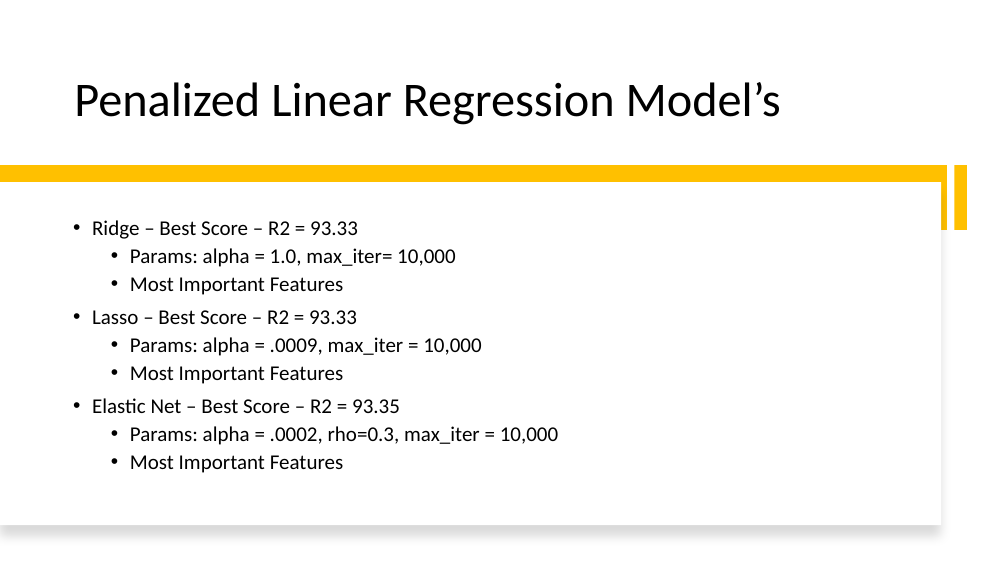
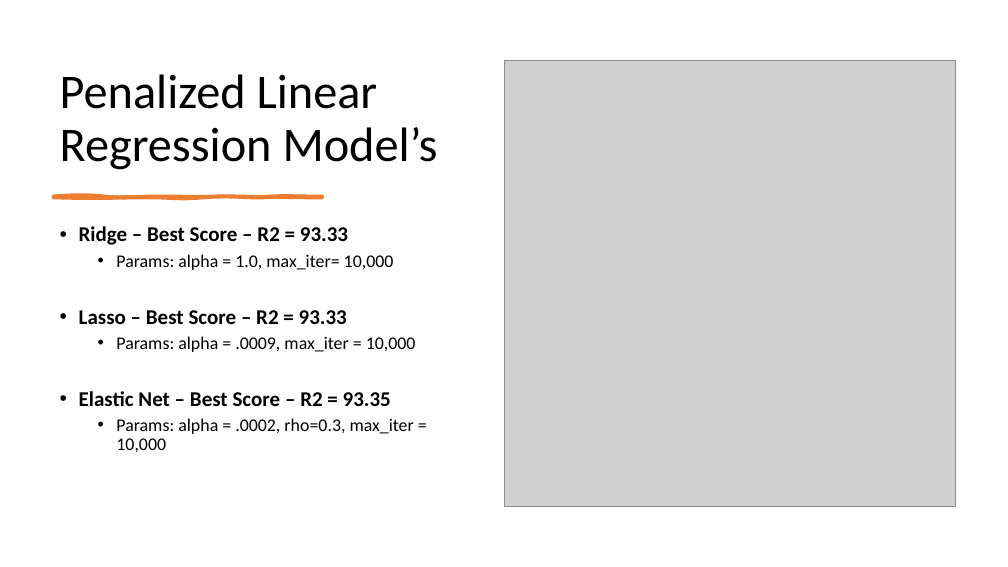
Before and after one commit to djhang99/housing_prices, a slide deck: slide 14 of Draft_Presentation.pptx. Drawn at 1008x567 pixels with LibreOffice and Linux fonts; fonts in the diff are those of the drawing; grey boxes stand for pictures. Boxes give left, top, right and bottom in pixels: in the first picture for what was removed or moved away, otherwise in the second. Text is boxed around its words. In the diff, an @@ line names an element or a change of style, - is before the commit and + after.

```diff
--- a/Draft_Presentation.pptx
+++ b/Draft_Presentation.pptx
@@ title "Penalized Linear Regression Model’s" rewrapped from <box>74,82,781,125</box> to <box>60,74,438,170</box> @@
@@ picture added at <box>504,61,956,507</box> @@
@@ rectangle removed at <box>0,166,948,230</box> @@
@@ rectangle removed at <box>954,166,967,230</box> @@
@@ rectangle removed at <box>0,182,941,526</box> @@
@@ freeform shape added at <box>53,197,322,198</box>, fill #ED7D31, outline #ED7D31 3 pt @@
@@ text "Ridge – Best Score – ...": place and size @@
-text "Ridge – Best Score – ..." at <box>92,220,558,473</box>
+text "Ridge – Best Score – ..." at <box>79,226,416,452</box>
@@ text "Ridge – Best Score – ..." at <box>79,226,416,452</box>: bold on in "Ridge – Best Score – R2 = ...", "Lasso – Best Score – R2 = ...", "Elastic Net – Best Score – R2 ..."; size 20 to 17 pt in "Params: alpha = 1.0, max_iter= 10,000", "Params: alpha = .0009, max_iter = 10,000", "Params: alpha = .0002, rho=0.3, max_iter = ..."; vertical alignment middle to top @@
@@ text at <box>130,277,344,295</box>: paragraph removed @@
-  • Most Important Features
@@ text at <box>130,366,344,384</box>: paragraph removed @@
-  • Most Important Features
@@ text at <box>130,455,344,473</box>: paragraph removed @@
-  • Most Important Features
```
Also in this commit, not shown: 5 other slides changed, 5 other files.
